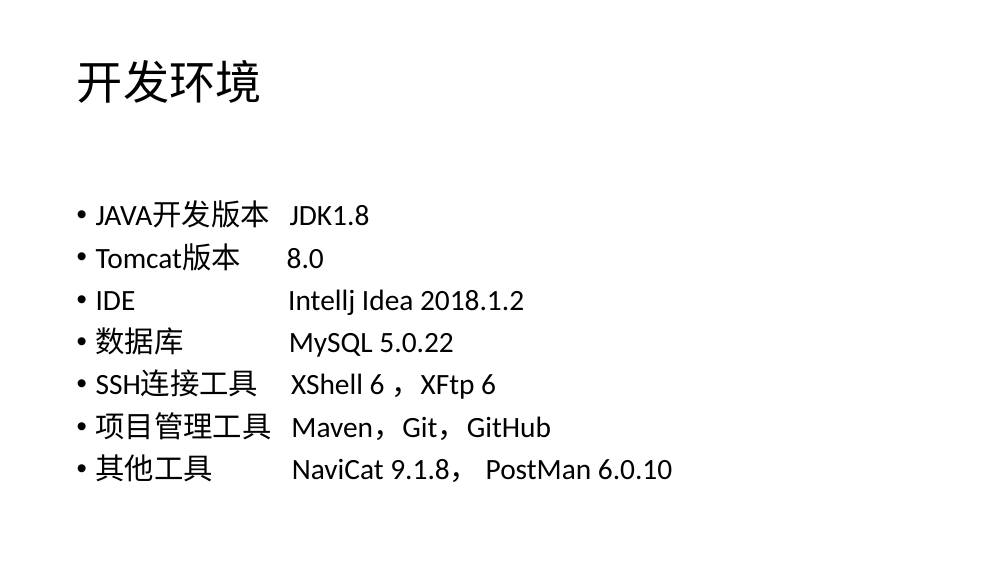
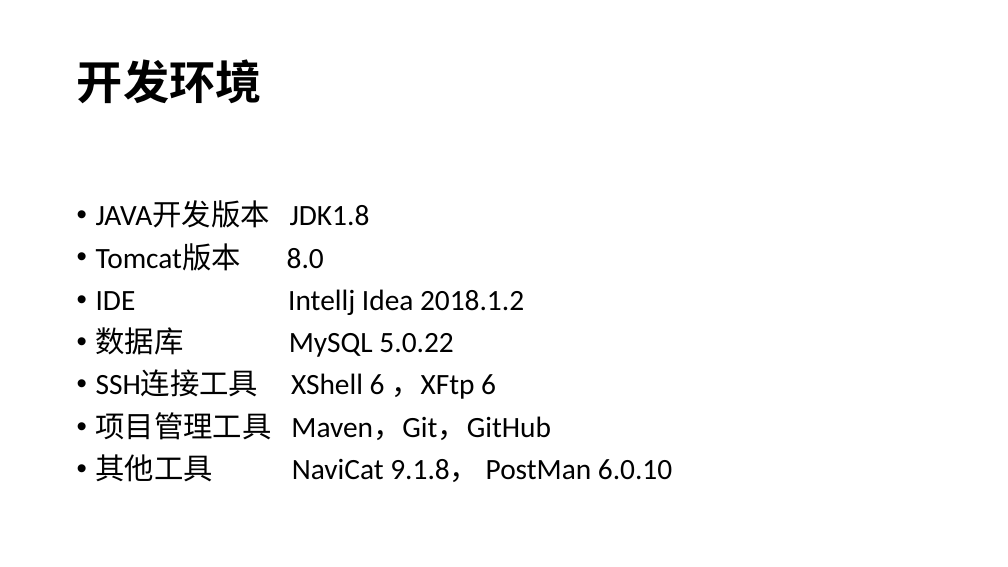
Before and after one commit to chnzxg/ssms, a slide deck: slide 5 of wiki/基于JavaWeb 的小型超市管理系统-演示文稿.ppt (slide 4 before the commit). Drawn at 1008x567 pixels with LibreOffice and Linux fonts; fonts in the diff are those of the drawing; background and template pictures are left out. Boxes give left, top, right and bottom in pixels: in the first picture for what was removed or moved away, otherwise in the second. Text is boxed around its words. In the diff, an @@ line names an element or a change of style, - is before the commit and + after.

```diff
--- a/wiki/基于JavaWeb 的小型超市管理系统-演示文稿.ppt
+++ b/wiki/基于JavaWeb 的小型超市管理系统-演示文稿.ppt
@@ title "开发环境" at (77, 59, 262, 103): bold on @@
```
Also in this commit, not shown: 4 other slides changed, 2 slides added, 7 other files.
